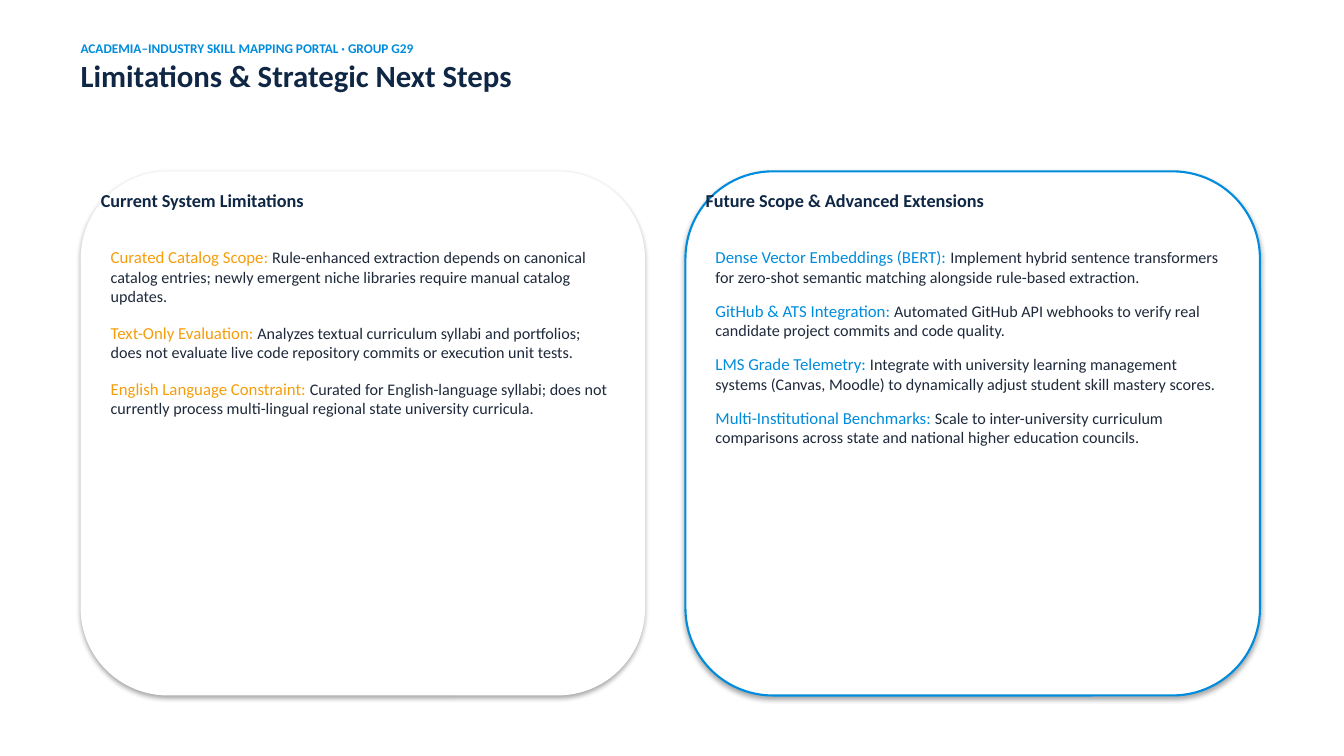
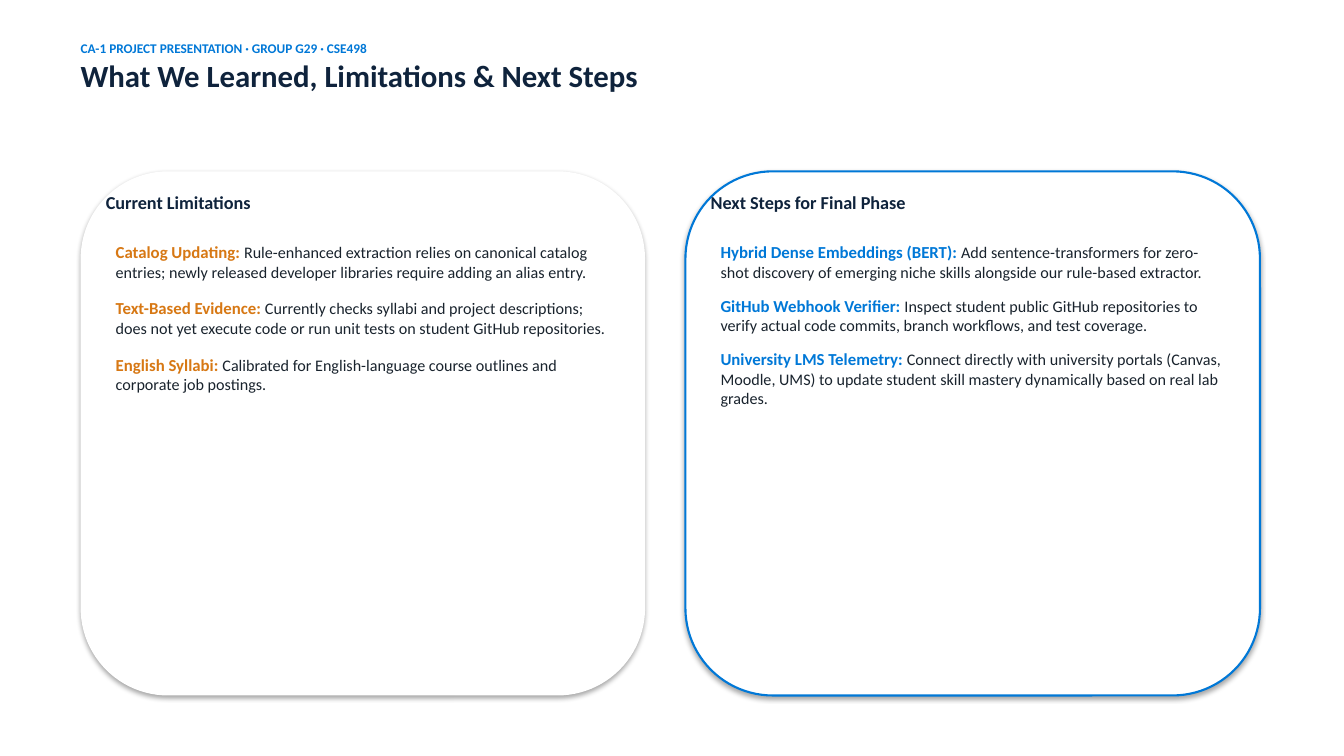
Before and after one commit to Shivam182-21/Academia_Industry_Skill_Mapping_Portal, a slide deck: slide 10 of K3P25_CSE_G29_CA1/presentation/K3P25_CSE_G29_CA1_Slides.pptx. Drawn at 1344x756 pixels with LibreOffice and Linux fonts; fonts in the diff are those of the drawing. Boxes give left, top, right and bottom in pixels: in the first picture for what was removed or moved away, otherwise in the second. Text is boxed around its words. In the diff, an @@ line names an element or a change of style, - is before the commit and + after.

Commit message:
docs: rewrite CA-1 report and presentation in authentic human-written engineering student style

```diff
--- a/K3P25_CSE_G29_CA1/presentation/K3P25_CSE_G29_CA1_Slides.pptx
+++ b/K3P25_CSE_G29_CA1/presentation/K3P25_CSE_G29_CA1_Slides.pptx
@@ text at (x1=81, y1=44, x2=638, y2=92): text changed; text colour #008CDC to #0078D7 @@
-ACADEMIA–INDUSTRY SKILL MAPPING PORTAL · GROUP G29
-Limitations & Strategic Next Steps
+CA-1 PROJECT PRESENTATION · GROUP G29 · CSE498
+What We Learned, Limitations & Next Steps
@@ rounded rectangle at (x1=686, y1=171, x2=1260, y2=696): outline #008CDC 1.5 pt to #0078D7 1.5 pt @@
@@ text at (x1=106, y1=196, x2=251, y2=209): text changed; text colour #0F2744 to #0F233C @@
-Current System Limitations
+Current Limitations
@@ text at (x1=711, y1=194, x2=906, y2=212): text changed; text colour #0F2744 to #0F233C @@
-Future Scope & Advanced Extensions
+Next Steps for Final Phase
@@ text at (x1=116, y1=246, x2=605, y2=393): text changed; text colour #1E293B to #19232D @@
-Curated Catalog Scope: Rule-enhanced extraction depends on canonical catalog entries; newly emergent niche libraries require manual catalog updates.
-Text-Only Evaluation: Analyzes textual curriculum syllabi and portfolios; does not evaluate live code repository commits or execution unit tests.
-English Language Constraint: Curated for English-language syllabi; does not currently process multi-lingual regional state university curricula.
+Catalog Updating: Rule-enhanced extraction relies on canonical catalog entries; newly released developer libraries require adding an alias entry.
+Text-Based Evidence: Currently checks syllabi and project descriptions; does not yet execute code or run unit tests on student GitHub repositories.
+English Syllabi: Calibrated for English-language course outlines and corporate job postings.
@@ text at (x1=721, y1=245, x2=1220, y2=407): text changed; text colour #1E293B to #19232D @@
-Dense Vector Embeddings (BERT): Implement hybrid sentence transformers for zero-shot semantic matching alongside rule-based extraction.
-GitHub & ATS Integration: Automated GitHub API webhooks to verify real candidate project commits and code quality.
-LMS Grade Telemetry: Integrate with university learning management systems (Canvas, Moodle) to dynamically adjust student skill mastery scores.
-Multi-Institutional Benchmarks: Scale to inter-university curriculum comparisons across state and national higher education councils.
+Hybrid Dense Embeddings (BERT): Add sentence-transformers for zero-shot discovery of emerging niche skills alongside our rule-based extractor.
+GitHub Webhook Verifier: Inspect student public GitHub repositories to verify actual code commits, branch workflows, and test coverage.
+University LMS Telemetry: Connect directly with university portals (Canvas, Moodle, UMS) to update student skill mastery dynamically based on real lab grades.
```
Also in this commit, not shown: 8 other slides changed, 1 slide added, 1 slide removed, 7 other files.
